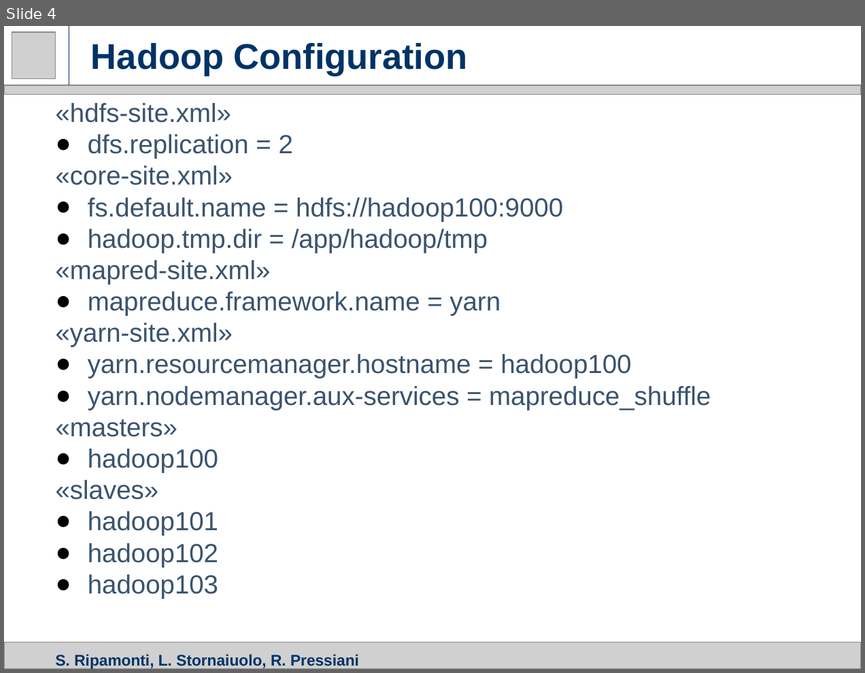
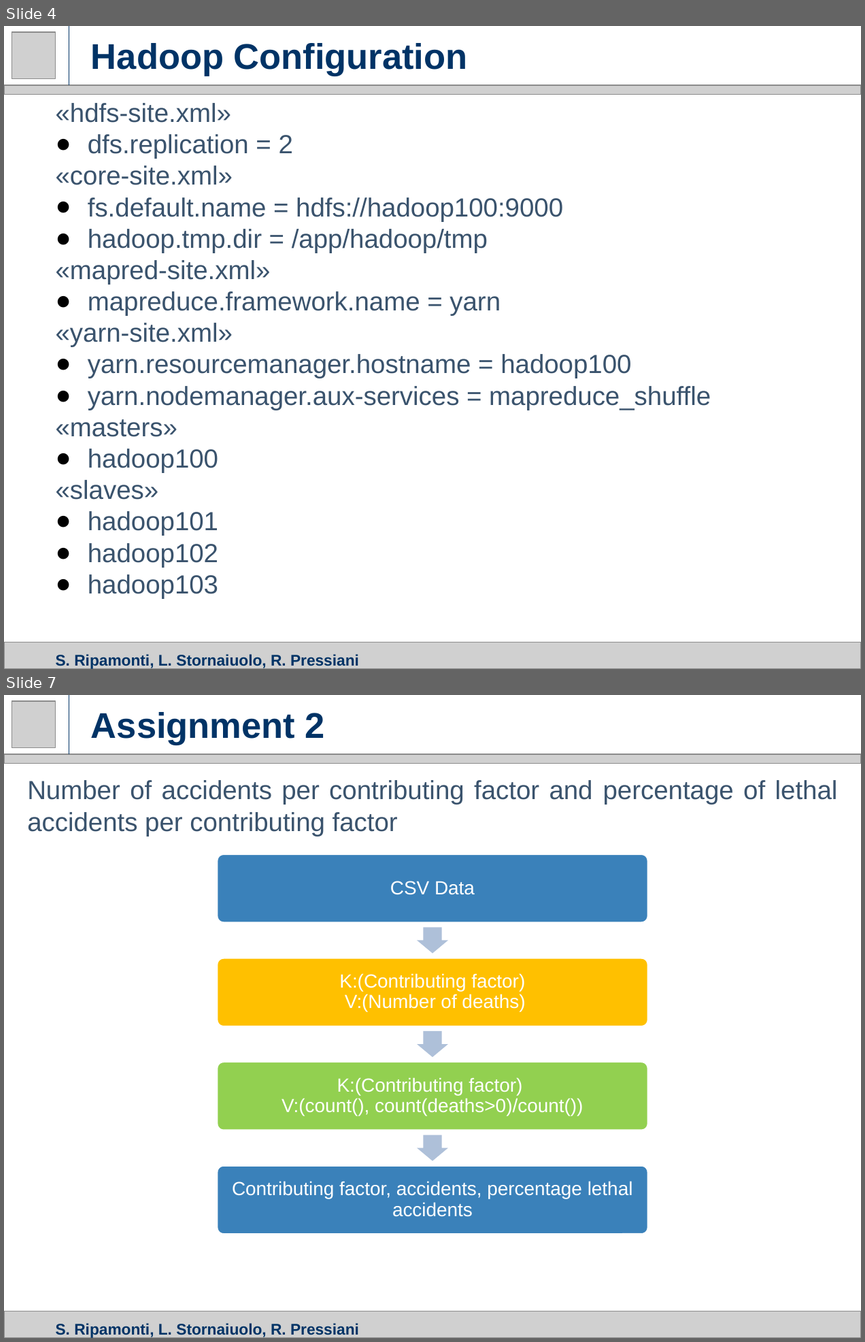
Before and after one commit to ripa1993/mw_hadoop, a slide deck: slides/hadoop.pptx. Shown one above the other, each under a label of ours: slide 4 before the commit, slides 4 and 7 after it; the slides between them are not shown. The pictures are 865x673 and 865x1342 pixels, drawn with LibreOffice and Linux fonts; fonts in the diff are those of the drawing; grey boxes stand for pictures. Boxes give left, top, right and bottom in pixels: in the first picture for what was removed or moved away, otherwise in the second. Text is boxed around its words. In the diff, an @@ line names an element or a change of style, - is before the commit and + after.

```diff
--- a/slides/hadoop.pptx
+++ b/slides/hadoop.pptx
@@ slide 7 added at <box>4,695,861,1338</box>, background #FFFFFF @@
@@ picture added at <box>11,701,56,748</box> @@
@@ line added from (69, 754) to (69, 695), #003366 0.75 pt @@
@@ title added at <box>91,712,325,745</box>, 30 pt, text #003366, bold @@
+Assignment 2
@@ picture added at <box>4,754,861,764</box> @@
@@ text added at <box>27,780,838,836</box>, 22 pt, text #3A536D @@
+Number of accidents per contributing factor and percentage of lethal accidents per contributing factor
@@ group added at <box>216,853,649,1234</box>: 4 rounded rectangles, 4 texts, 3 right arrows @@
+CSV Data
+K:(Contributing factor)
+V:(Number of deaths)
+K:(Contributing factor)
+V:(count(), count(deaths>0)/count())
+Contributing factor, accidents, percentage lethal accidents
@@ picture added at <box>4,1311,861,1338</box> @@
@@ title added at <box>56,1323,359,1338</box>, 13 pt, text #003366, bold @@
+S. Ripamonti, L. Stornaiuolo, R. Pressiani
```
Also in this commit, not shown: 3 slides changed, 2 other slides added, 1 other file.
